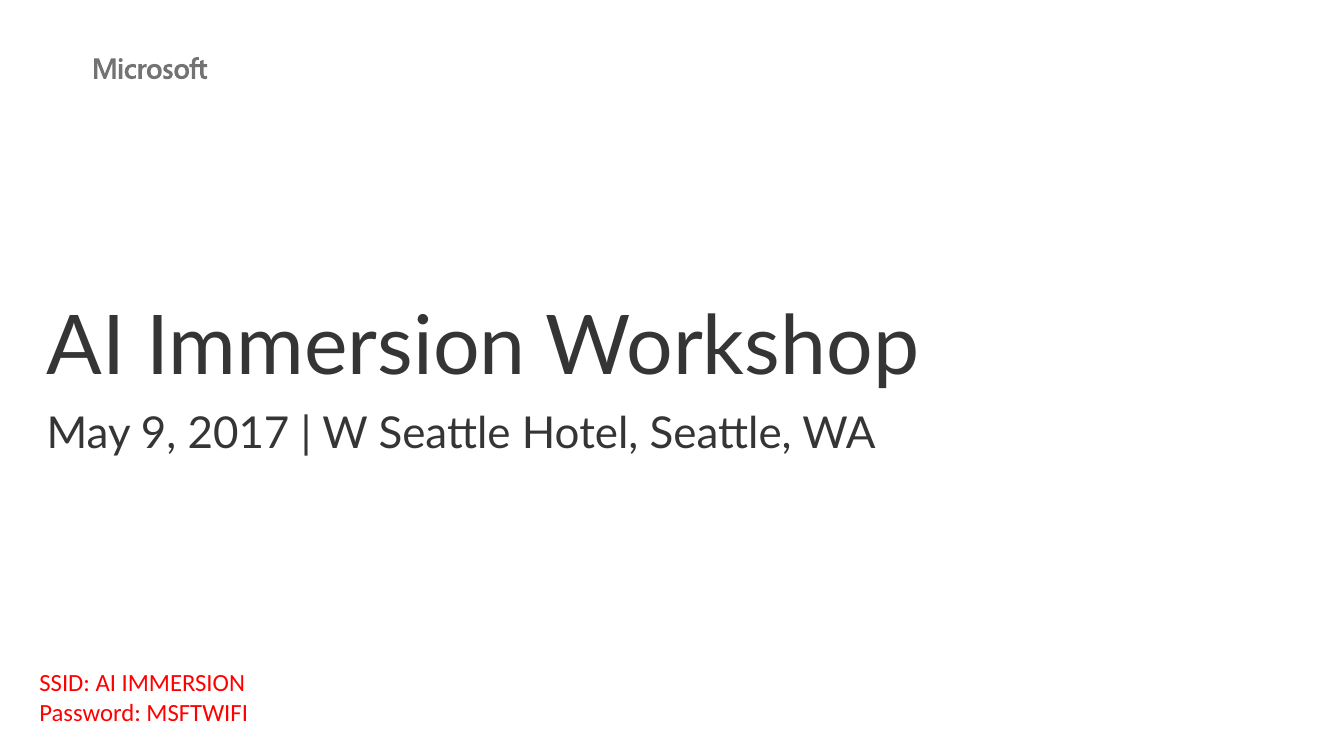
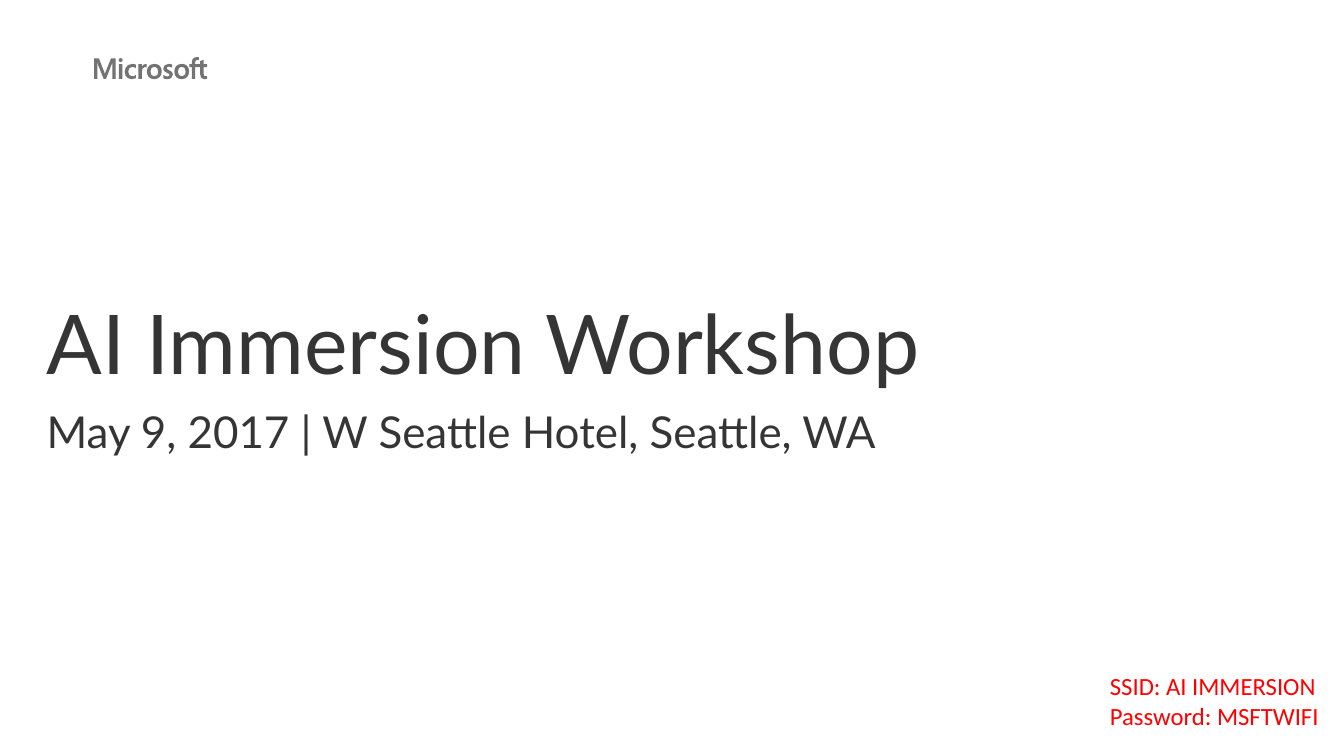
Before and after one commit to microsoft/AI-Immersion-Workshop, a slide deck: slide 1 of Applied Machine Learning for Developers/R server Tools for scaling R using Azure/docs/ToolsForScalingRUsingAzure.pptx. Drawn at 1344x756 pixels with LibreOffice and Linux fonts; fonts in the diff are those of the drawing; background and template pictures are left out. Boxes give left, top, right and bottom in pixels: in the first picture for what was removed or moved away, otherwise in the second. Text is boxed around its words. In the diff, an @@ line names an element or a change of style, - is before the commit and + after.

```diff
--- a/Applied Machine Learning for Developers/R server Tools for scaling R using Azure/docs/ToolsForScalingRUsingAzure.pptx
+++ b/Applied Machine Learning for Developers/R server Tools for scaling R using Azure/docs/ToolsForScalingRUsingAzure.pptx
@@ text "SSID: AI IMMERSION": place and size @@
-text "SSID: AI IMMERSION" at <box>39,675,248,722</box>
+text "SSID: AI IMMERSION" at <box>1110,679,1319,726</box>
```
Also in this commit, not shown: 2 other slides changed.
